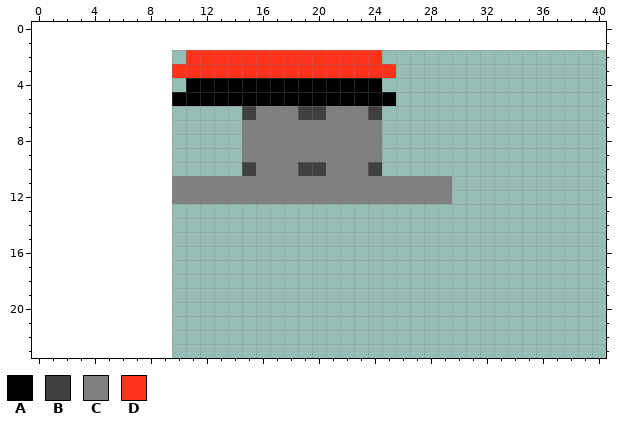
One commit to this pixel-art sprite: src/main/resources/assets/atomtech/textures/models/cable.png. The first picture shows the starting point.
The file is 32x32 pixels. Shown: x 0..40, y 0..23. The old version is drawn lined up with the new one, on the new canvas.
Palette (. is transparent): A #000000  B #404040  C #808080  D #ff321c
Pixels before, first column x 10:
 2 .DDDDDDDDDDDDDD.....
 3 DDDDDDDDDDDDDDDD....
 4 .AAAAAAAAAAAAAA.....
 5 AAAAAAAAAAAAAAAA....
 6 .....BCCCBBCCCB.....
 7 .....CCCCCCCCCC.....
 8 .....CCCCCCCCCC.....
 9 .....CCCCCCCCCC.....
10 .....BCCCBBCCCB.....
11 CCCCCCCCCCCCCCCCCCCC
12 CCCCCCCCCCCCCCCCCCCC
Once edited:
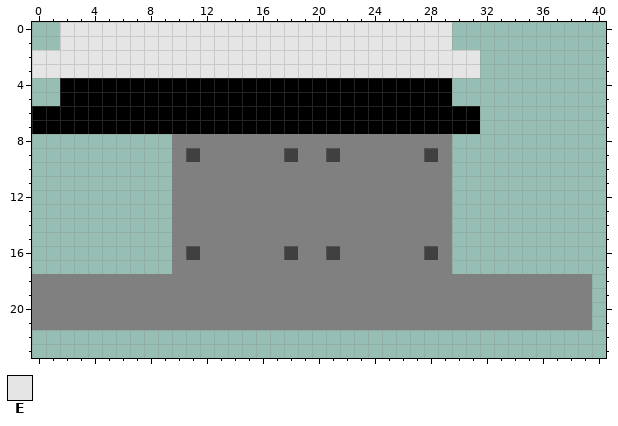
Colours new in this view: E #e5e5e5
Difference:
canvas 32x32 -> 64x64, the old top-left corner now at 10,2
Changed rows in their new state; - is an unchanged pixel.
first column x 0:
 0 --EEEEEEEEEEEEEEEEEEEEEEEEEEEE----------
 1 --EEEEEEEEEEEEEEEEEEEEEEEEEEEE----------
 2 EEEEEEEEEEEEEEEEEEEEEEEEEEEEEEEE--------
 3 EEEEEEEEEEEEEEEEEEEEEEEEEEEEEEEE--------
 4 --AAAAAAAAA--------------AAAAA----------
 5 --AAAAAAAA----------------AAAA----------
 6 AAAAAAAAAAAAAAAAAAAAAAAAAAAAAAAA--------
 7 AAAAAAAAAAAAAAAAAAAAAAAAAAAAAAAA--------
 8 ----------CCCCC----------CCCCC----------
 9 ----------CBCCC---B--B---CCCBC----------
10 ----------CCCCCC---CC---CCCCCC----------
13 ----------CCCCCCCCCCCCCCCCCCCC----------
14 ----------CCCCCCCCCCCCCCCCCCCC----------
15 ----------CCCCCCCCCCCCCCCCCCCC----------
16 ----------CBCCCCCCBCCBCCCCCCBC----------
17 ----------CCCCCCCCCCCCCCCCCCCC----------
18 CCCCCCCCCCCCCCCCCCCCCCCCCCCCCCCCCCCCCCCC
19 CCCCCCCCCCCCCCCCCCCCCCCCCCCCCCCCCCCCCCCC
20 CCCCCCCCCCCCCCCCCCCCCCCCCCCCCCCCCCCCCCCC
21 CCCCCCCCCCCCCCCCCCCCCCCCCCCCCCCCCCCCCCCC
Boxes around the changes in both pictures, in picture pixels (x1, y1, x2, y2):
changed: (32, 22, 592, 330)
